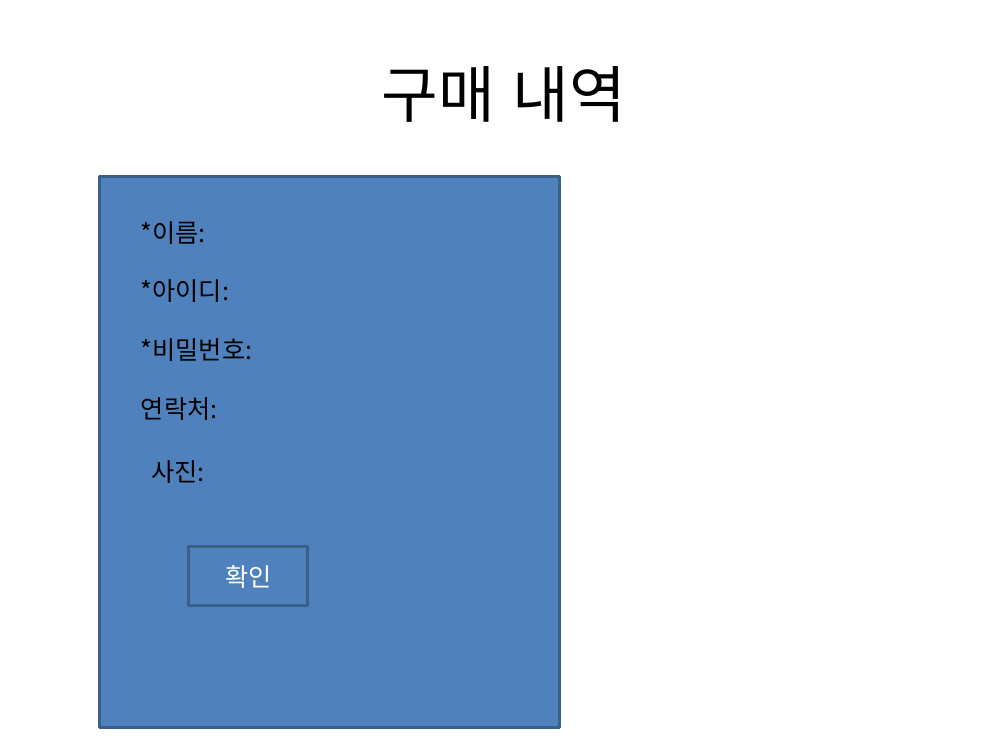
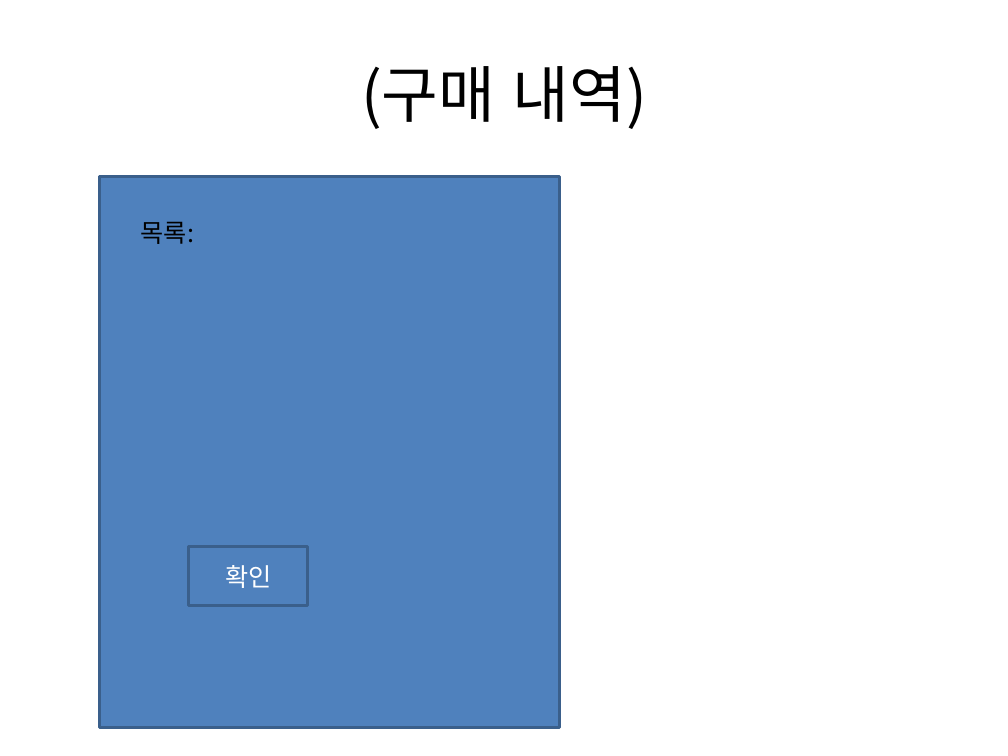
Before and after one commit to sunho7376/Tservice, a slide deck: slide 14 of 애플리케이션design.pptx (slide 11 before the commit). Drawn at 1008x756 pixels with LibreOffice and Linux fonts; fonts in the diff are those of the drawing. Boxes give left, top, right and bottom in pixels: in the first picture for what was removed or moved away, otherwise in the second. Text is boxed around its words. In the diff, an @@ line names an element or a change of style, - is before the commit and + after.

```diff
--- a/애플리케이션design.pptx
+++ b/애플리케이션design.pptx
@@ title at bbox=[361, 66, 647, 129]: text changed @@
-구매 내역
+(구매 내역)
@@ text at bbox=[141, 221, 194, 244]: text changed @@
-*이름:
+목록:
@@ text removed at bbox=[141, 279, 229, 302] @@
-*아이디:
@@ text removed at bbox=[141, 338, 253, 361] @@
-*비밀번호:
@@ text removed at bbox=[141, 397, 218, 420] @@
-연락처:
@@ text removed at bbox=[152, 460, 205, 483] @@
-사진:
```
Also in this commit, not shown: 9 other slides changed, 4 slides added.
